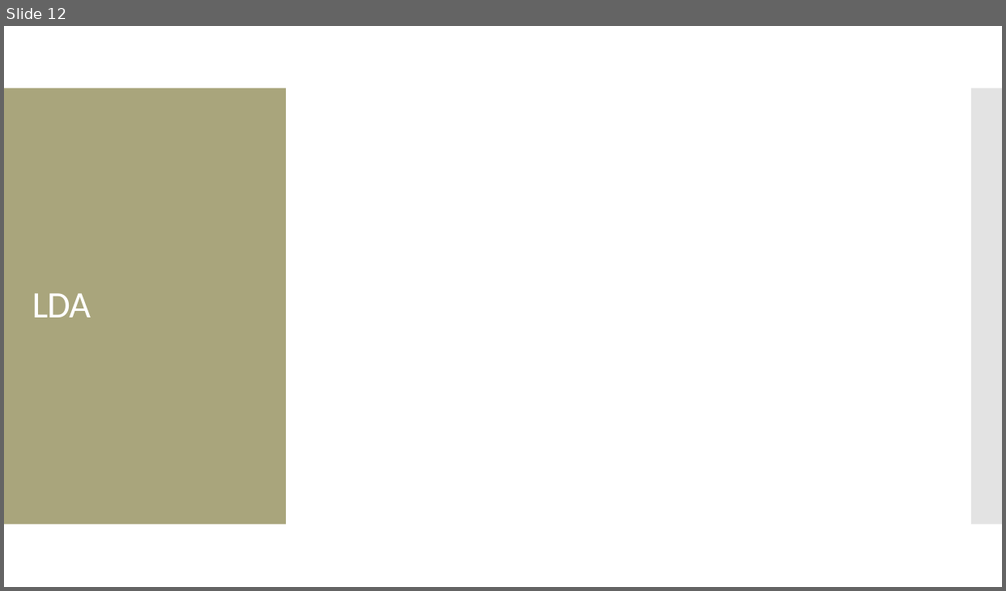
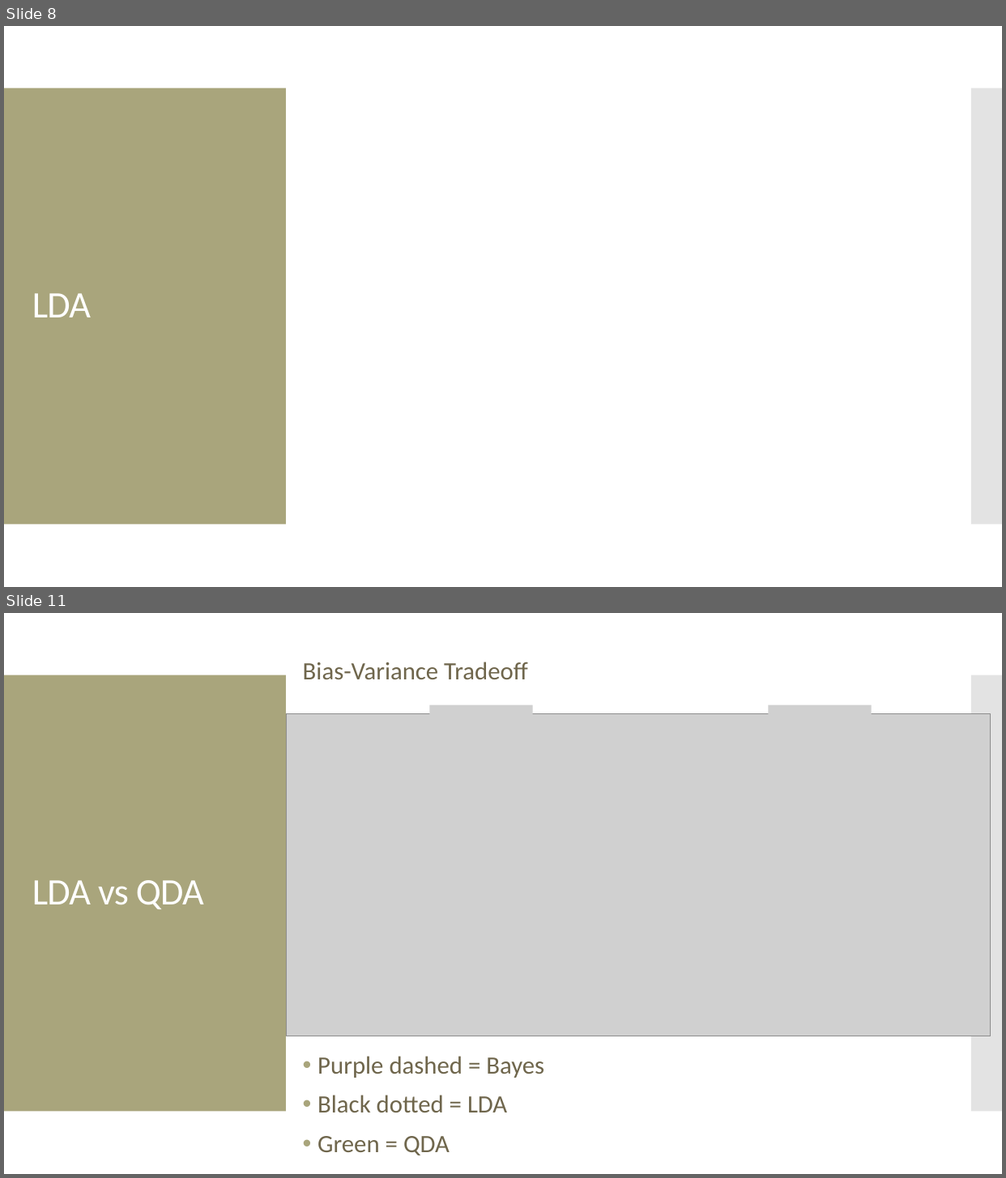
Before and after one commit to amosca01/CAIS380ML-S24, a slide deck: slides/08-QDA-naive-bayes.pptx. Shown one above the other, each under a label of ours: slide 12 before the commit, slides 8 and 11 after it; the slides between them are not shown. The pictures are 1006x591 and 1006x1178 pixels, drawn with LibreOffice and Linux fonts; fonts in the diff are those of the drawing; grey boxes stand for pictures. Boxes give left, top, right and bottom in pixels: in the first picture for what was removed or moved away, otherwise in the second. Text is boxed around its words. In the diff, an @@ line names an element or a change of style, - is before the commit and + after.

```diff
--- a/slides/08-QDA-naive-bayes.pptx
+++ b/slides/08-QDA-naive-bayes.pptx
@@ slide 11 added at (x1=4, y1=613, x2=1002, y2=1174), background #FFFFFF; not listed: 2 template elements that a slide beside it also shows @@
@@ text added at (x1=303, y1=662, x2=544, y2=1156), 24 pt, text #6F664C @@
+Bias-Variance Tradeoff
+• Purple dashed = Bayes
+• Black dotted = LDA
+• Green = QDA
@@ picture added at (x1=430, y1=705, x2=533, y2=743) @@
@@ picture added at (x1=769, y1=705, x2=872, y2=743) @@
@@ picture added at (x1=286, y1=714, x2=991, y2=1037) @@
@@ title added at (x1=32, y1=880, x2=204, y2=909), 36 pt, text #FFFFFF @@
+LDA vs QDA
@@ what was slide 12 is now slide 8 @@
```
Also in this commit, not shown: 3 slides changed, 14 other slides added, 31 slides removed, 9 other files.
